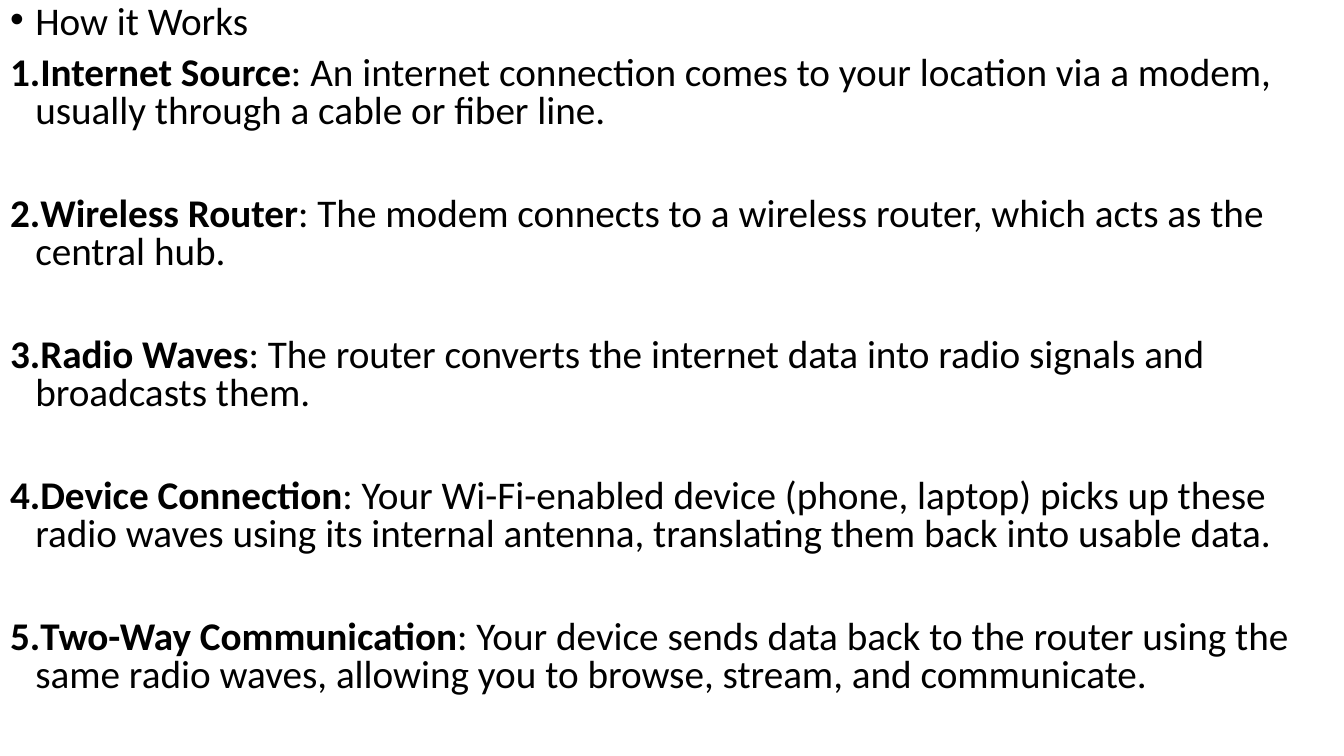
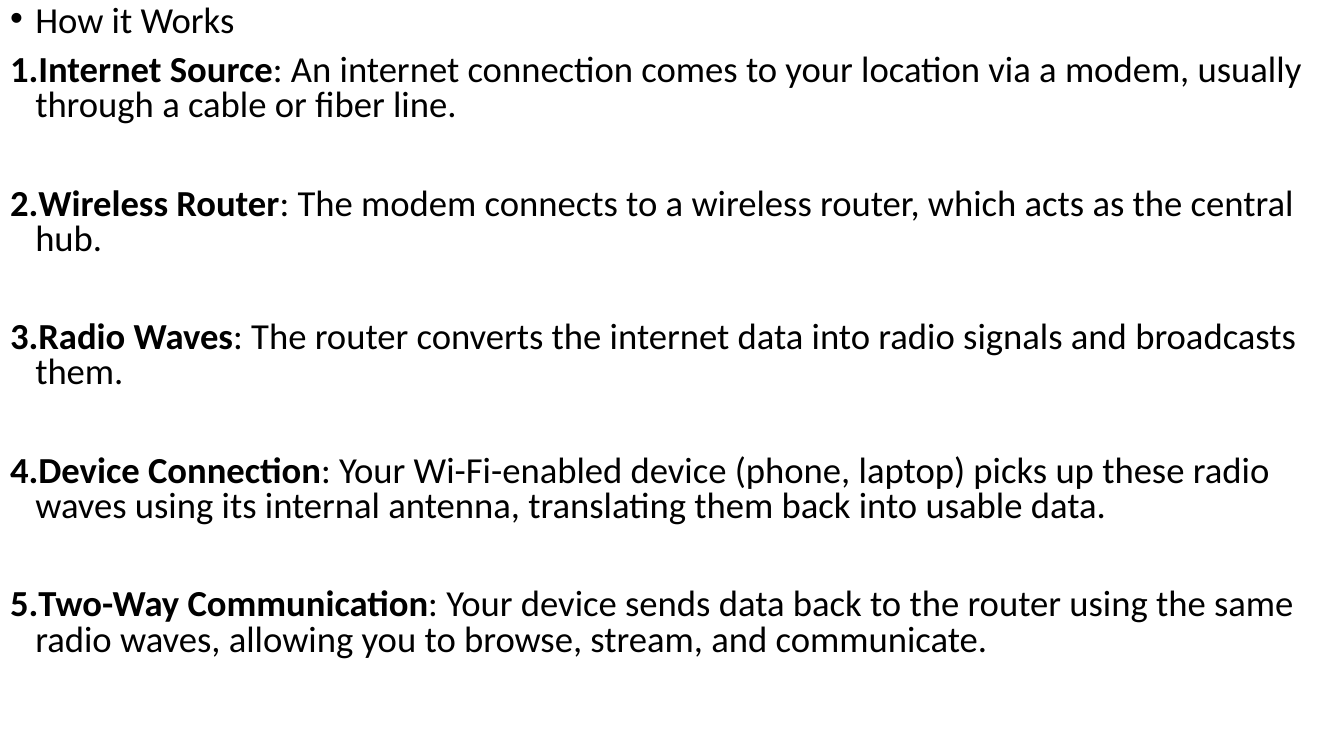
Before and after one commit to Mrcoderv/BCA-UnlimateNote-New, a slide deck: slide 26 of 5th sem/ComputerNetwork/Chapter new 4.pptx. Drawn at 1344x756 pixels with LibreOffice and Linux fonts; fonts in the diff are those of the drawing. Boxes give left, top, right and bottom in pixels: in the first picture for what was removed or moved away, otherwise in the second. Text is boxed around its words. In the diff, an @@ line names an element or a change of style, - is before the commit and + after.

```diff
--- a/5th sem/ComputerNetwork/Chapter new 4.pptx
+++ b/5th sem/ComputerNetwork/Chapter new 4.pptx
@@ text "How it Works" at [10,7,1302,659]: size 28 to 26.2 pt @@
```
Also in this commit, not shown: 11 other slides changed, 2 other files.
